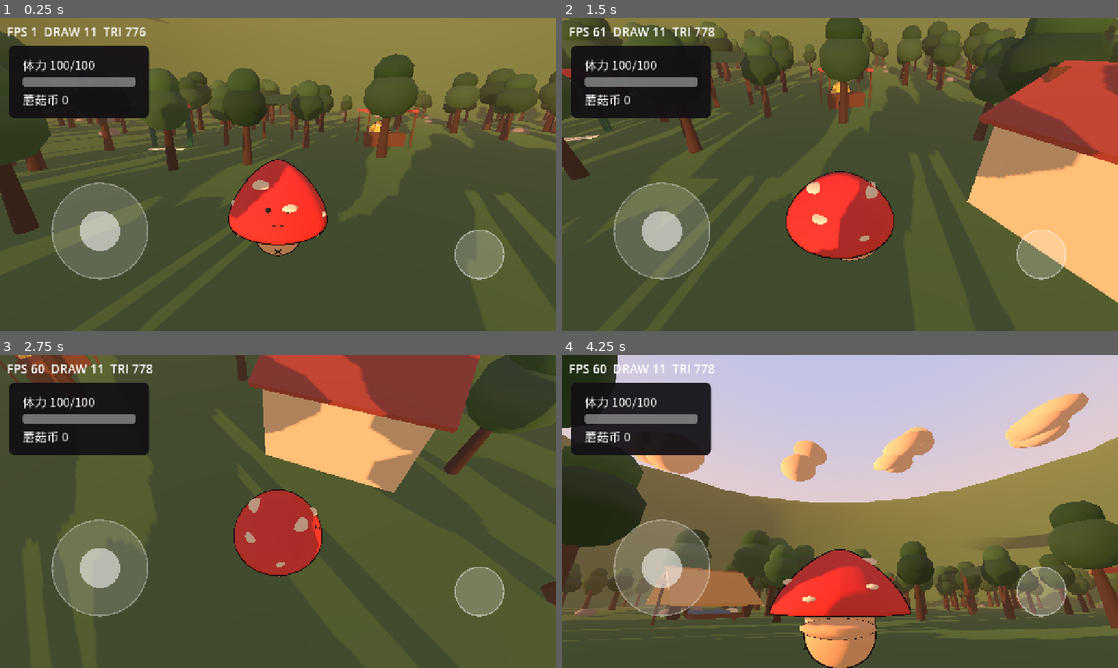
Above: before the commit, frames 1-4 (two rows, left to right).
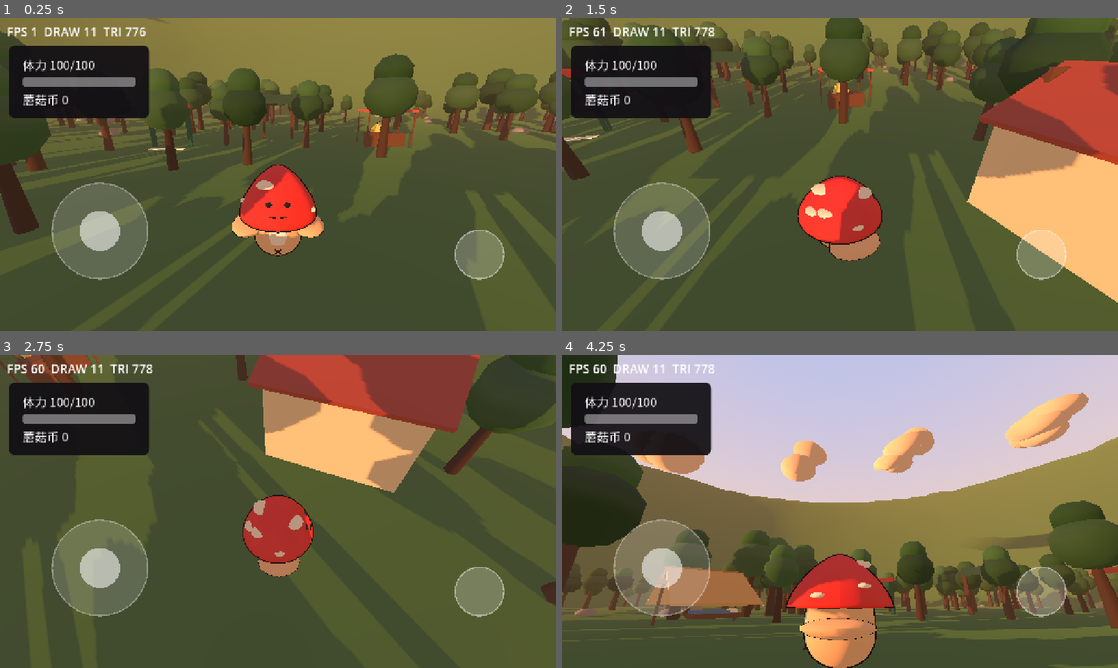
Above: after the commit, the same moments.

Repository: tuzkimo/fungi-party
Game: Godot game, scene res://game/main.tscn
Two runs of this game, one before a commit and one after it. Both use one fixed random seed, a clock stepped at 60 frames per second and the inputs below.
Inputs (mouse positions are in pixels of both pictures, inside the frame that each line leads up to):
- Up to frame 1 (0.25 s): no input
- Up to frame 2 (1.5 s): move the mouse to (962, 158) at 0.52 s; hold D (move_right) 0.53-1.25 s; hold Ctrl (orbit) 0.53-1.25 s; click (962, 158) at 0.67 s; tap Space (jump) at 0.77 s; drag from (728, 190) to (812, 237) at 1.27 s
- Up to frame 3 (2.75 s): tap Enter at 2 s; move the mouse to (333, 442) at 2.02 s; hold D (move_right) from 2.03 s (still down); hold Ctrl (orbit) from 2.03 s (still down)
- Up to frame 4 (4.25 s): release D (move_right) at 2.75 s; release Ctrl (orbit) at 2.75 s; drag from (812, 574) to (673, 464) at 2.77 s; tap Space (jump) at 3.5, 3.77 s; move the mouse to (1006, 558) at 3.52 s; hold A (move_left) from 3.53 s (still down); hold Ctrl (orbit) from 3.53 s (still down)

The runs differ from the first frame. In frame 1, 1.9% of the frame differs, in the area x 41-71%, y 32-73%; in frame 2, 2.3%; in frame 3, 1.8%; in frame 4, 2.7%, in the area x 37-100%, y 62-100%.

Commit message:
外观：帽子缩小一档让手和身子露出来，斑点避开正脸，嘴改成沿帽面的一段线

Diff:
--- a/game/player/mushroom_mesh.gd
+++ b/game/player/mushroom_mesh.gd
@@ -11,9 +11,14 @@
 const CAP_PROFILE_STEPS := 24
 ## 零件转向：剑是往外斜挑的，正竖直会整根埋进帽子。
 const SWORD_TILT := -45.0
-
-@export var cap_radius := 0.9
-@export var cap_height := 0.55
+## 嘴由多少个重叠小球拼成一条线，以及半宽。
+const MOUTH_DOTS := 5
+const MOUTH_HALF_WIDTH := 0.10
+## 脸占的扇形：这个角度范围内的正面不摆斑点，否则会盖住眼睛。
+const FACE_HALF_ANGLE := 0.75
+
+@export var cap_radius := 0.70
+@export var cap_height := 0.46
 @export var spot_count := 7
 @export var body_height := 1.4
 @export var tint_cap := Color(0.90, 0.22, 0.20)
@@ -54,6 +59,11 @@
 ## 帽子底面（y=0 那个平面的世界高度）。
 func cap_base() -> float:
 	return body_height - 0.05 - cap_height
+
+
+## 帽子顶尖的世界高度。头上的零件（冠、角盔、花）都按它定位，别再写死数值。
+func cap_top() -> float:
+	return cap_base() + cap_height * 2.0
 
 
 ## y_norm 0 是帽子底、1 是顶尖。返回该高度处帽子的水平半径。
@@ -132,12 +142,17 @@
 			),
 			Vector3(0.055, 0.055, 0.03),
 		)
+	# 嘴是帽面上的一段线。单个扁球放在曲面上会被切成两截，所以沿 x 排一串重叠的小球
 	var mouth_y_norm := 0.23
-	_add_part(
-		"Mouth", dot_mesh, mat_dark,
-		Vector3(0.0, cap_base() + mouth_y_norm * cap_height * 2.0, cap_radius_at(mouth_y_norm) * 0.97),
-		Vector3(0.13, 0.022, 0.02),
-	)
+	var mouth_y := cap_base() + mouth_y_norm * cap_height * 2.0
+	var mouth_ring := cap_radius_at(mouth_y_norm)
+	for i in MOUTH_DOTS:
+		var mx := MOUTH_HALF_WIDTH * (-1.0 + 2.0 * float(i) / float(MOUTH_DOTS - 1))
+		_add_part(
+			"Mouth%d" % i, dot_mesh, mat_dark,
+			Vector3(mx, mouth_y, sqrt(maxf(0.0, mouth_ring * mouth_ring - mx * mx)) * 0.97),
+			Vector3(0.05, 0.018, 0.02),
+		)
 
 	_add_part("Belly", dot_mesh, mat_white, Vector3(0.0, 0.62, 0.41), Vector3(0.16, 0.24, 0.06))
 
@@ -207,7 +222,11 @@
 
 	for i in spot_count:
 		var angle := TAU * float(i) / float(spot_count) + 0.4
+		# 正脸那块留白：转到后脑勺去，斑点总数不变
+		var facing := wrapf(angle - PI * 0.5, -PI, PI)
 		var y_norm := 0.18 + 0.7 * float((i * 37) % 100) / 100.0
+		if absf(facing) < FACE_HALF_ANGLE and y_norm > 0.12 and y_norm < 0.52:
+			angle += PI
 		# 贴着帽子表面放：半径取那个高度上的帽子半径，稍微往里坐一点
 		var ring := cap_radius_at(y_norm) * 0.93
 		var spot_pos := Vector3(
@@ -240,7 +259,7 @@
 			# 剑搁在右手边往斜上方挑：帽子底下半径 0.9，竖直放会整根埋进去
 			var tilt := Vector3(0.0, 0.0, SWORD_TILT)
 			var axis := Vector2(sin(deg_to_rad(-SWORD_TILT)), cos(deg_to_rad(-SWORD_TILT)))
-			var guard_pos := Vector2(0.87, 0.60)
+			var guard_pos := Vector2(0.70, 0.62)
 
 			# 剑身：四棱锥，底宽顶尖收成一点；压扁 z 做出刃口
 			var blade := CylinderMesh.new()
@@ -303,7 +322,7 @@
 			dome.radius = 0.34
 			dome.radial_segments = 20
 			dome.rings = 10
-			var dome_pos := Vector3(0.0, body_height - 0.05 + cap_height * 0.7, 0.0)
+			var dome_pos := Vector3(0.0, cap_top() - cap_height * 0.30, 0.0)
 			_add_part("HelmetDome", dome, mat_dark, dome_pos, Vector3(1.0, 0.55, 1.0))
 			var horn := CylinderMesh.new()
 			horn.top_radius = 0.02
@@ -313,7 +332,7 @@
 			for side in [-1.0, 1.0]:
 				var node := _add_part(
 					"HelmetHorn", horn, mat_steel,
-					Vector3(0.22 * side, body_height + 0.30, 0.0), Vector3.ONE,
+					Vector3(0.24 * side, cap_top() - cap_height * 0.10, 0.0), Vector3.ONE,
 				)
 				node.rotation_degrees.z = -35.0 * side
 		"crown":
@@ -323,7 +342,7 @@
 			band.bottom_radius = 0.22
 			band.height = 0.12
 			band.radial_segments = 16
-			var band_y := body_height + 0.42
+			var band_y := cap_top() - 0.03
 			_add_part("CrownBand", band, gold, Vector3(0.0, band_y, 0.0), Vector3.ONE)
 			var tooth := BoxMesh.new()
 			tooth.size = Vector3(0.07, 0.13, 0.06)
@@ -339,7 +358,7 @@
 			petal.radius = 1.0
 			petal.radial_segments = 12
 			petal.rings = 6
-			var tip := Vector3(0.0, body_height + 0.48, 0.0)
+			var tip := Vector3(0.0, cap_top() + 0.02, 0.0)
 			_add_part("BloomPetal", petal, _solid(Color(0.99, 0.72, 0.80)), tip, Vector3(0.16, 0.06, 0.16))
 			_add_part("BloomCore", petal, _solid(Color(0.98, 0.86, 0.36)), tip, Vector3(0.06, 0.05, 0.06))
 		"wide_brim":
--- a/tests/test_mushroom_mesh.gd
+++ b/tests/test_mushroom_mesh.gd
@@ -131,7 +131,7 @@
 func test_face_sits_on_cap() -> void:
 	var m := MushroomMesh.new()
 	m.build()
-	for part_name in ["EyeL", "EyeR", "Mouth"]:
+	for part_name in ["EyeL", "EyeR", "Mouth0", "Mouth2", "Mouth4"]:
 		var node := m.get_node_or_null(part_name) as MeshInstance3D
 		check(node != null, "%s 在" % part_name)
 		if node == null:
@@ -141,3 +141,34 @@
 		var surface := m.cap_radius_at((p.y - m.cap_base()) / (m.cap_height * 2.0))
 		check(absf(radial - surface) < 0.08, "%s 贴着帽面（离面 %.3f）" % [part_name, radial - surface])
 	m.free()
+
+
+## 斑点是均匀绕一圈撒的，正脸那块必须留白，否则会盖住眼睛。
+func test_spots_avoid_the_face() -> void:
+	var m := MushroomMesh.new()
+	m.build()
+	var blocked := 0
+	for child in m.get_children():
+		if not child.name.begins_with("Spot"):
+			continue
+		var node := child as MeshInstance3D
+		var p := node.position
+		var y_norm := (p.y - m.cap_base()) / (m.cap_height * 2.0)
+		var facing := absf(wrapf(atan2(p.z, p.x) - PI * 0.5, -PI, PI))
+		if facing < 0.6 and y_norm > 0.15 and y_norm < 0.50:
+			blocked += 1
+	check_eq(blocked, 0, "正脸没有斑点（有 %d 个）" % blocked)
+	m.free()
+
+
+## 头顶的零件（冠、角盔、花）要跟着帽尖走，帽子大小一改不能飘在空中。
+func test_head_parts_follow_cap_top() -> void:
+	var m := MushroomMesh.new()
+	m.use_skin(SkinCatalog.by_id("king"))
+	m.build()
+	var band := m.get_node_or_null("CrownBand") as MeshInstance3D
+	check(band != null, "菌王戴着皇冠")
+	if band != null:
+		var gap := band.position.y - m.cap_top()
+		check(gap > -0.20 and gap < 0.10, "皇冠套在帽尖上（差 %.3f）" % gap)
+	m.free()
